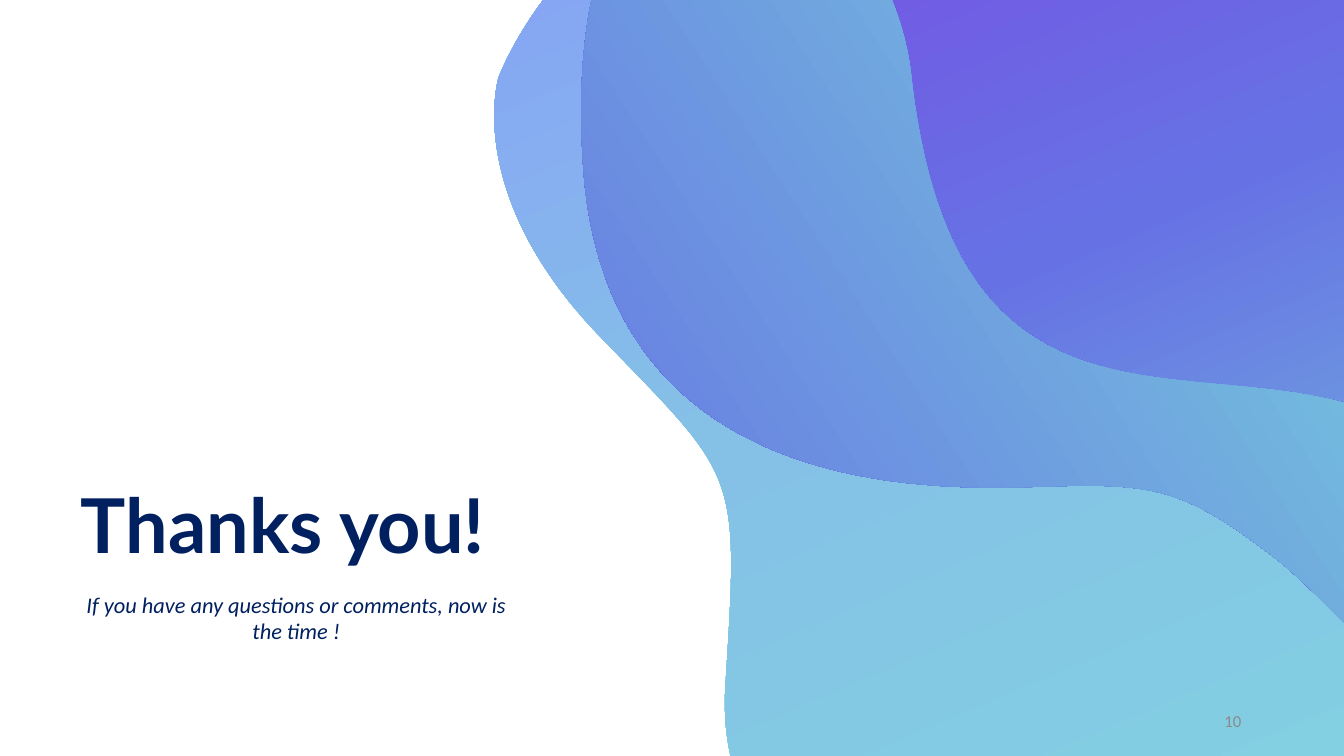
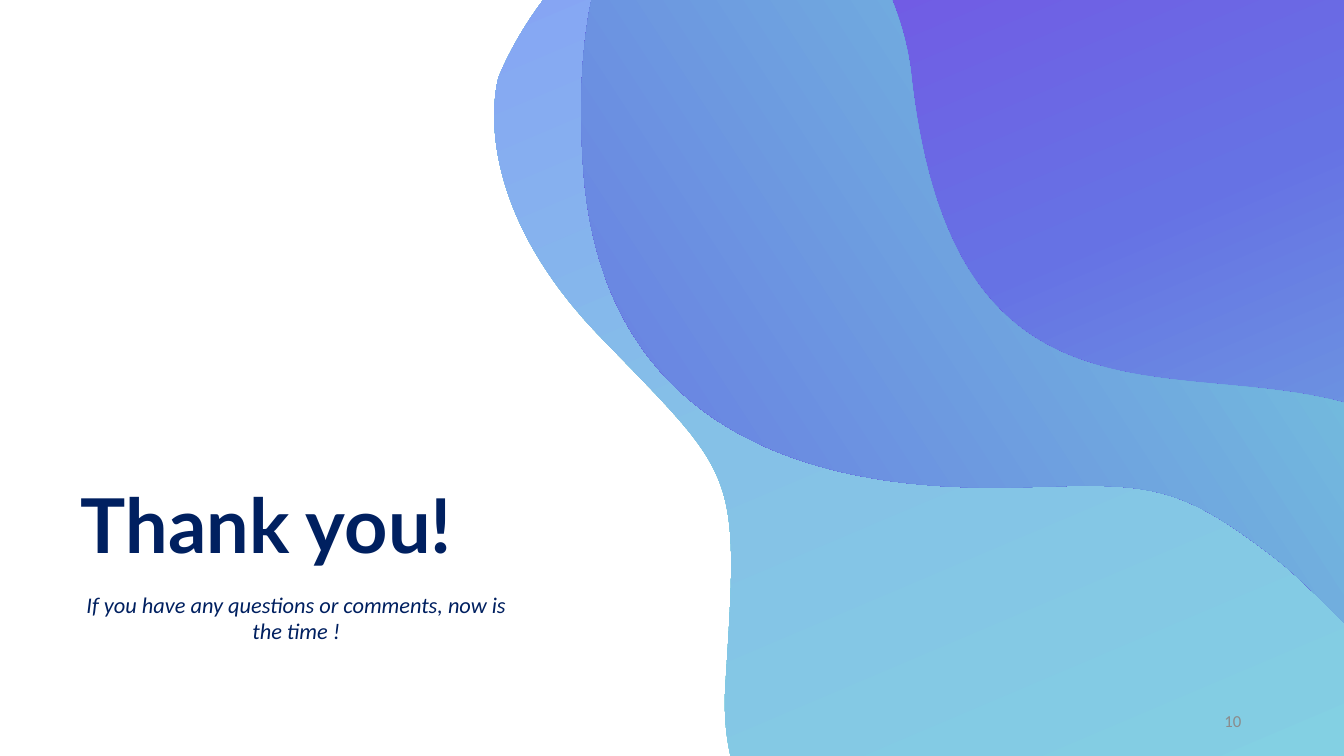
Before and after one commit to alebegge/techtalks, a slide deck: slide 10 of Zero_knowledge_proof.pptx. Drawn at 1344x756 pixels with LibreOffice and Linux fonts; fonts in the diff are those of the drawing. Boxes give left, top, right and bottom in pixels: in the first picture for what was removed or moved away, otherwise in the second. Text is boxed around its words. In the diff, an @@ line names an element or a change of style, - is before the commit and + after.

```diff
--- a/Zero_knowledge_proof.pptx
+++ b/Zero_knowledge_proof.pptx
@@ text at <box>81,496,452,566</box>: text changed @@
-Thanks you!
+Thank you!
```
Also in this commit, not shown: 1 other file.
